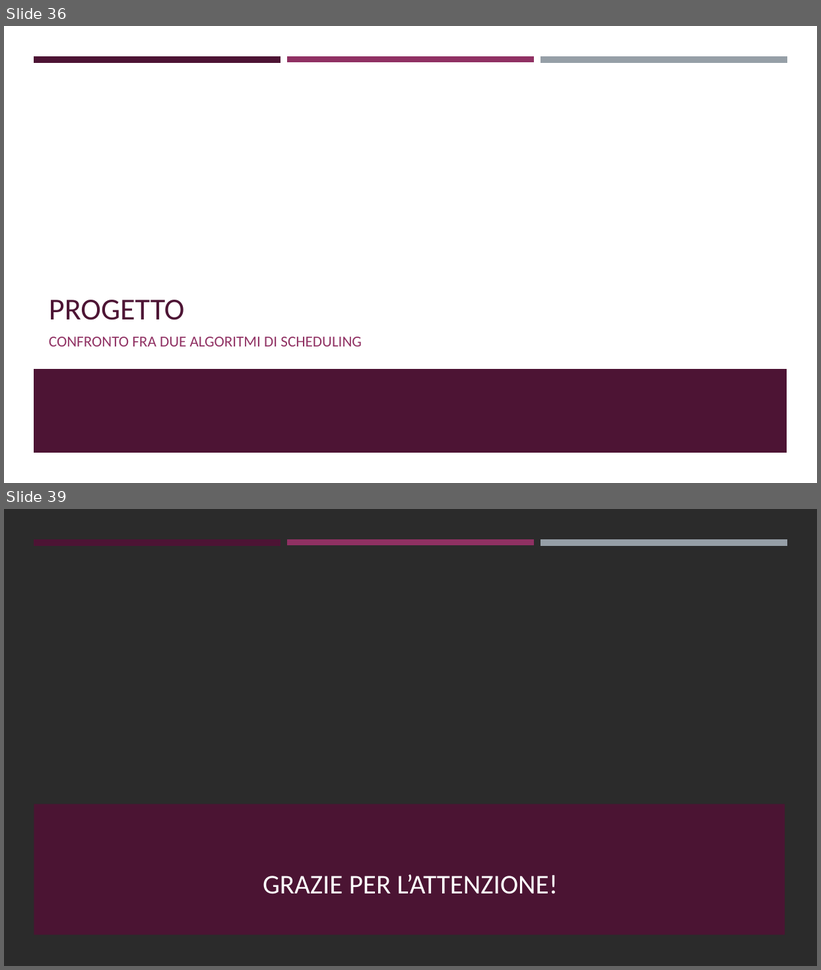
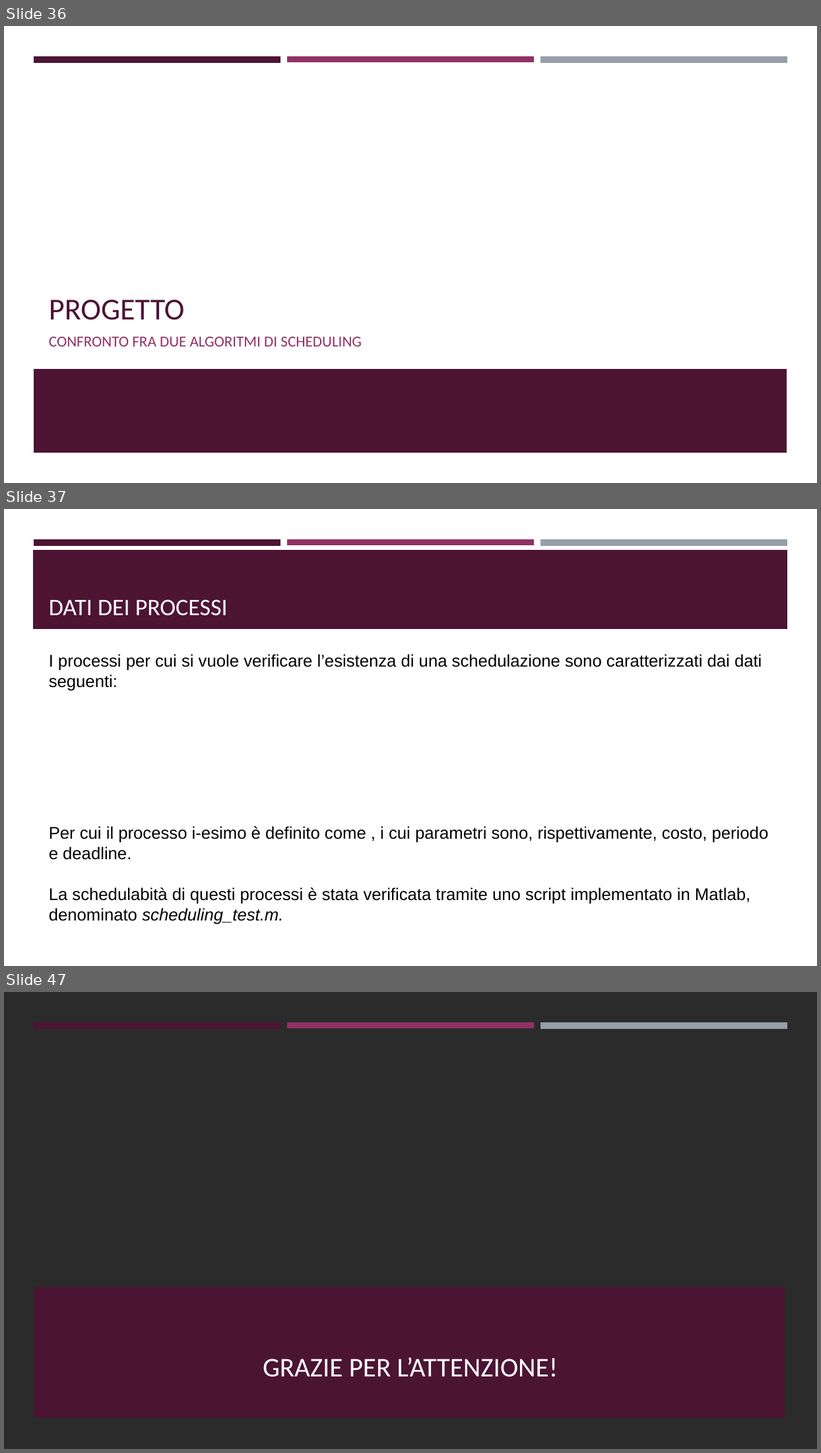
Before and after one commit to ivochan/SchedulingExercise, a slide deck: Algoritmi di scheduling real-time.odp. Shown one above the other, each under a label of ours: slides 36 and 39 before the commit, slides 36, 37 and 47 after it; the slides between them are not shown. The pictures are 821x970 and 821x1453 pixels, drawn with LibreOffice and Linux fonts; fonts in the diff are those of the drawing; background and template pictures are left out; a plain dark background stands for a picture behind light text. Boxes give left, top, right and bottom in pixels: in the first picture for what was removed or moved away, otherwise in the second. Text is boxed around its words. In the diff, an @@ line names an element or a change of style, - is before the commit and + after.

Commit message:
revisione dello script per il calcolo di U e modifiche a readme e presentazione

```diff
--- a/Algoritmi di scheduling real-time.odp
+++ b/Algoritmi di scheduling real-time.odp
@@ slide 37 added at [4,509,817,966], background #FFFFFF; not listed: 3 template elements that a slide beside it also shows @@
@@ freeform shape added at [33,550,788,629], fill #4D1434 @@
@@ title added at [49,599,228,616], 28 pt, text #FFFFFF @@
+DATI DEI PROCESSI
@@ text added at [49,654,769,925], 20 pt, text #000000 @@
+I processi per cui si vuole verificare l’esistenza di una schedulazione sono caratterizzati dai dati seguenti:
+Per cui il processo i-esimo è definito come , i cui parametri sono, rispettivamente, costo, periodo e deadline.
+La schedulabità di questi processi è stata verificata tramite uno script implementato in Matlab, denominato scheduling_test.m.
@@ what was slide 39 is now slide 47 @@
```
Also in this commit, not shown: 9 other slides added, 2 slides removed, 5 other files.
